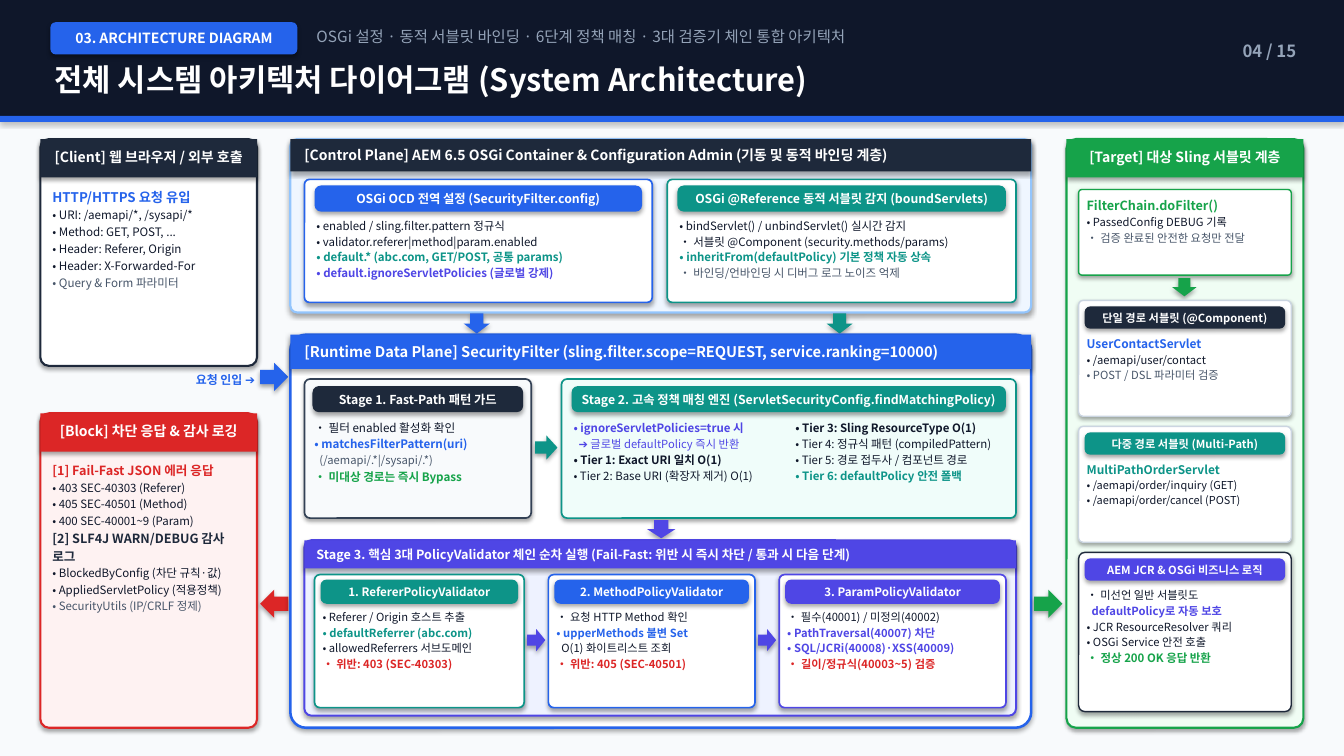
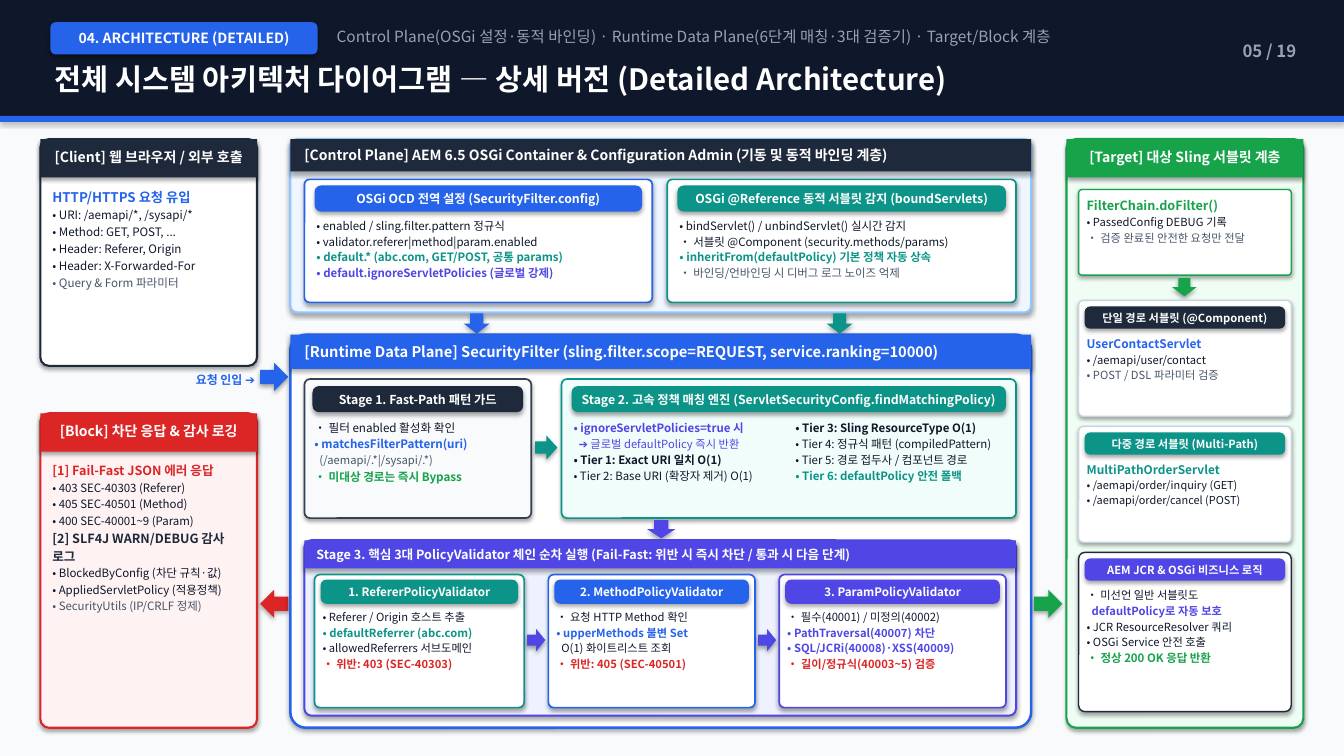
Before and after one commit to suafafa/security-simple, a slide deck: slide 5 of docs/AEM_Security_Simple_Architecture_Guide.pptx (slide 4 before the commit). Drawn at 1344x756 pixels with LibreOffice and Linux fonts; fonts in the diff are those of the drawing. Boxes give left, top, right and bottom in pixels: in the first picture for what was removed or moved away, otherwise in the second. Text is boxed around its words. In the diff, an @@ line names an element or a change of style, - is before the commit and + after.

Commit message:
Add simple/detailed architecture & class diagrams and split Phase 1, 2, 3 sequence diagrams with Actor figures in PPT

```diff
--- a/docs/AEM_Security_Simple_Architecture_Guide.pptx
+++ b/docs/AEM_Security_Simple_Architecture_Guide.pptx
@@ rounded rectangle "04. ARCHITECTURE (DETAILED)": place and size @@
-rounded rectangle "04. ARCHITECTURE (DETAILED)" at [50,22,297,54]
+rounded rectangle "04. ARCHITECTURE (DETAILED)" at [50,22,318,54]
@@ text at [337,29,1050,46]: text changed @@
-OSGi 설정 · 동적 서블릿 바인딩 · 6단계 정책 매칭 · 3대 검증기 체인 통합 아키텍처
+Control Plane(OSGi 설정·동적 바인딩) · Runtime Data Plane(6단계 매칭·3대 검증기) · Target/Block 계층
@@ text in rounded rectangle at [79,31,289,46]: text changed @@
-03. ARCHITECTURE DIAGRAM
+04. ARCHITECTURE (DETAILED)
@@ text at [1243,44,1296,57]: text changed @@
-04 / 15
+05 / 19
@@ text at [54,65,946,96]: text changed; size 22 to 21 pt @@
-전체 시스템 아키텍처 다이어그램 (System Architecture)
+전체 시스템 아키텍처 다이어그램 — 상세 버전 (Detailed Architecture)
```
Also in this commit, not shown: 12 other slides changed, 5 slides added, 1 slide removed, 2 other files.
